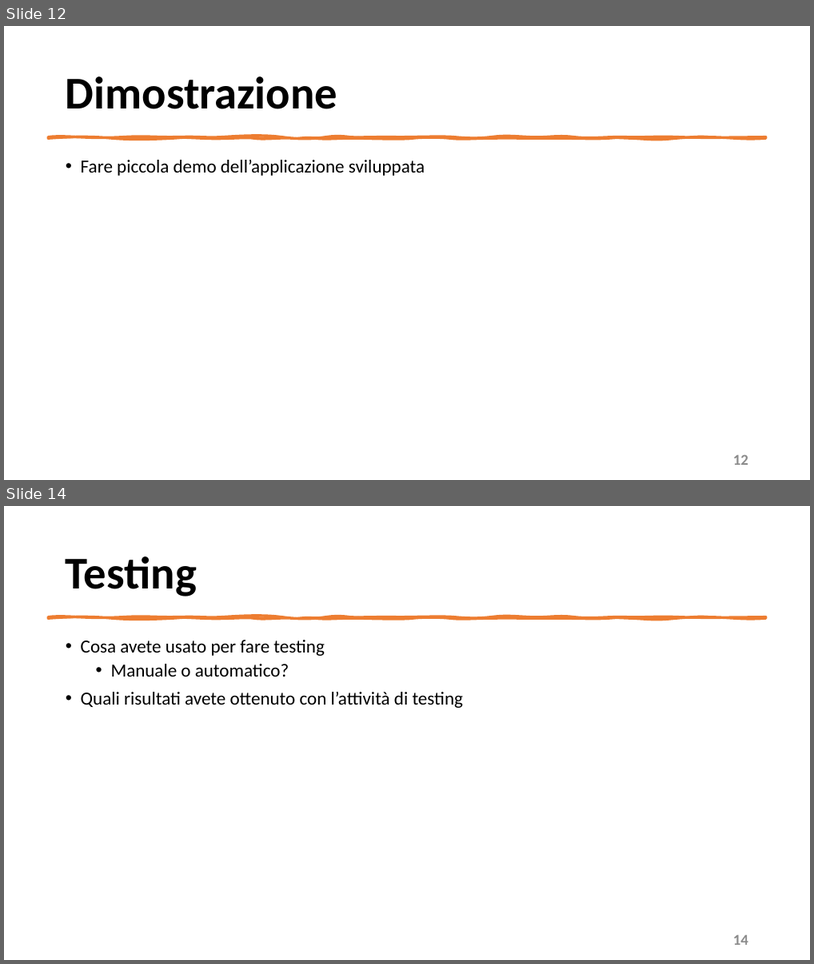
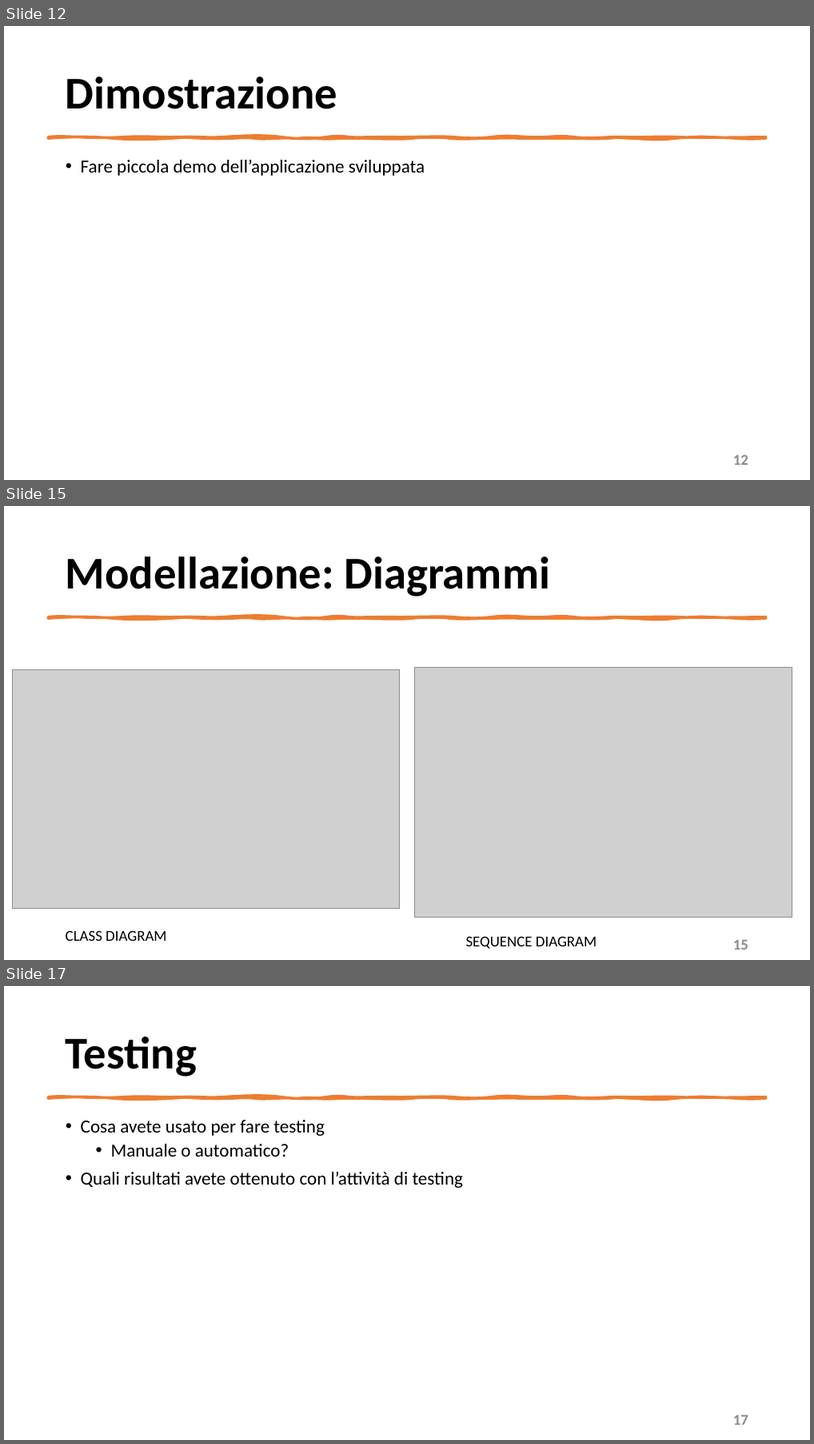
Before and after one commit to mangilimatteo/Progetto_Ingegneria_Software_Cattaneo_Mangili_Saini, a slide deck: Presentazione_Progetto.pptx. Shown one above the other, each under a label of ours: slides 12 and 14 before the commit, slides 12, 15 and 17 after it; the slides between them are not shown. The pictures are 814x964 and 814x1444 pixels, drawn with LibreOffice and Linux fonts; fonts in the diff are those of the drawing; grey boxes stand for pictures. Boxes give left, top, right and bottom in pixels: in the first picture for what was removed or moved away, otherwise in the second. Text is boxed around its words. In the diff, an @@ line names an element or a change of style, - is before the commit and + after.

```diff
--- a/Presentazione_Progetto.pptx
+++ b/Presentazione_Progetto.pptx
@@ slide 15 added at [4,506,810,960], background #FFFFFF @@
@@ title added at [66,556,550,596], 54 pt, text #000000, bold @@
+Modellazione: Diagrammi
@@ freeform shape added at [48,616,766,618], fill #ED7D31, outline #ED7D31 3.25 pt @@
@@ picture added at [13,669,400,908] @@
@@ picture added at [414,667,792,916] @@
@@ text added at [66,930,166,940], 18 pt, text #000000 @@
+CLASS DIAGRAM
@@ text added at [466,936,597,948], 18 pt, text #000000 @@
+SEQUENCE DIAGRAM
@@ text added at [734,940,749,949], 18 pt, text #8C8C8C, bold @@
+15
@@ what was slide 14 is now slide 17 @@
@@ page number at [734,1415,749,1424]: text changed @@
-14
+17
```
Also in this commit, not shown: 3 slides changed, 2 other slides added.
